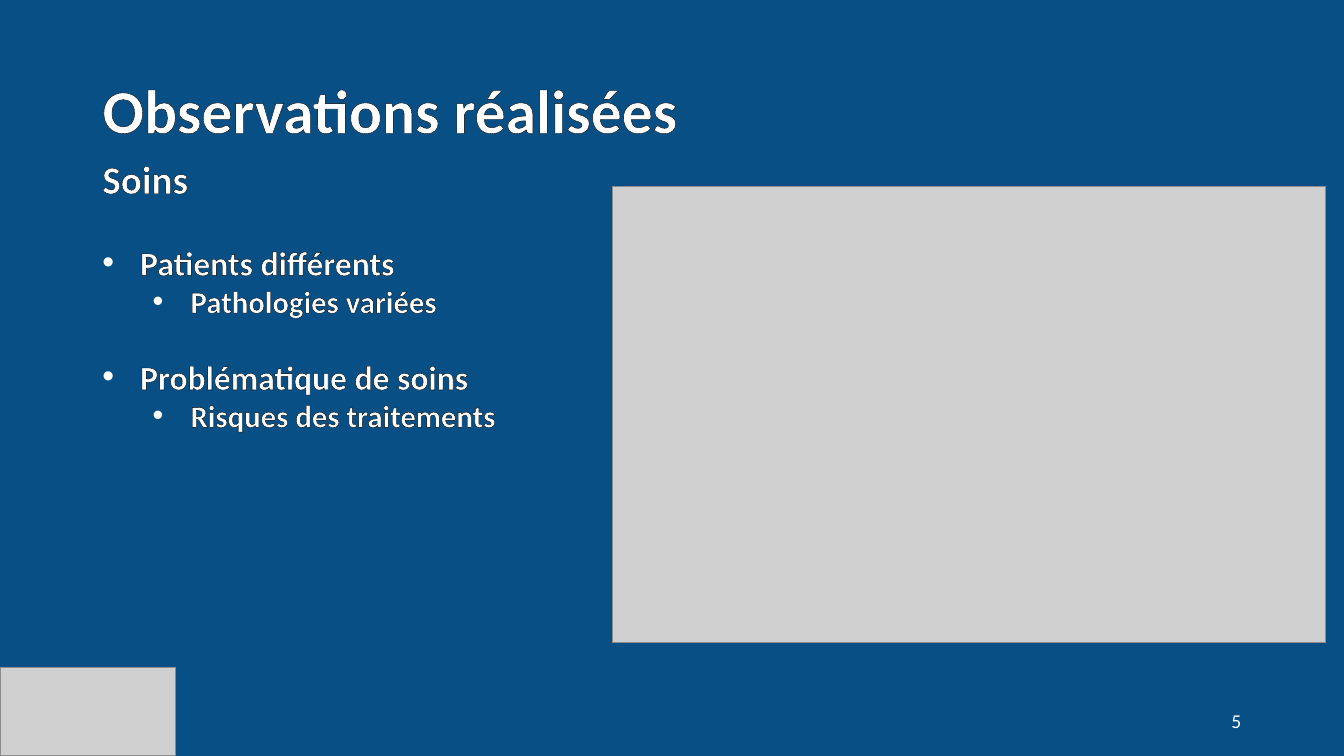
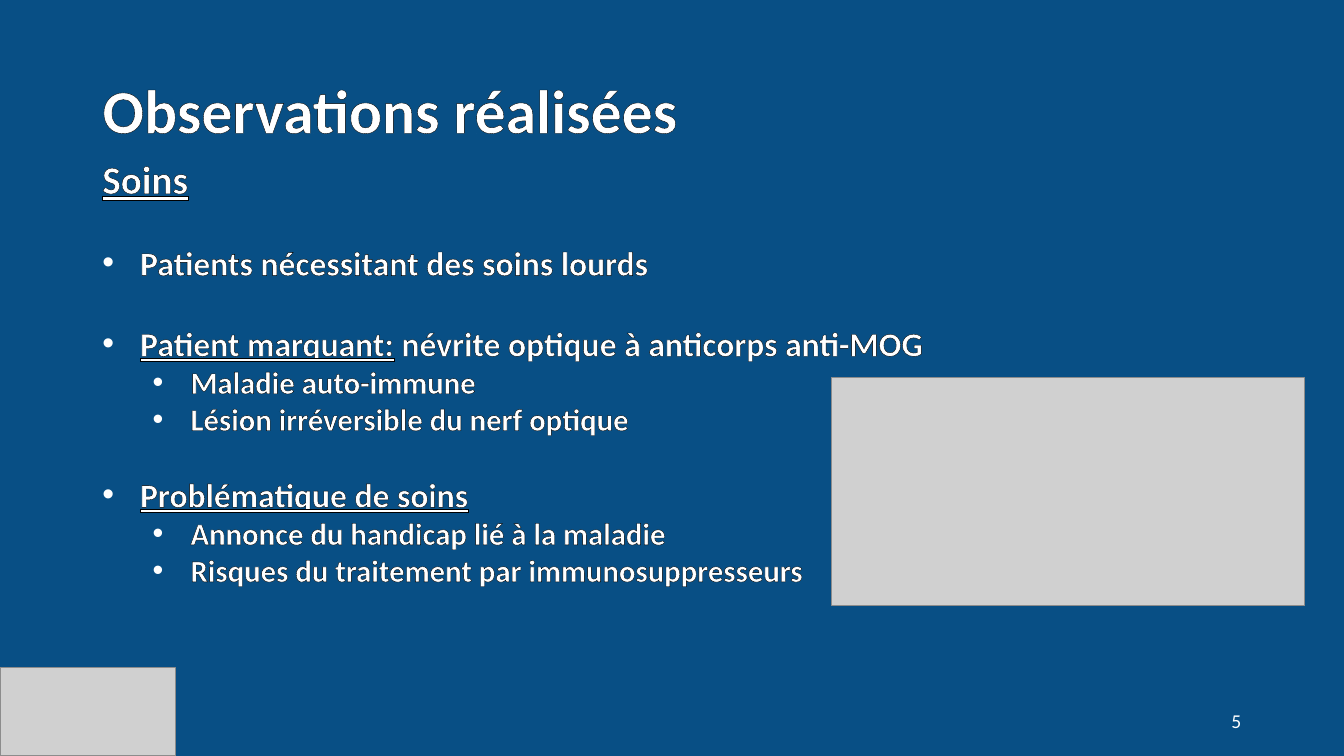
Before and after one commit to tristanlepare/rapport-de-stage-neurologie, a slide deck: slide 5 of Présentation rapport de stage/Présentation rapport de stage en neurologie.pptx. Drawn at 1344x756 pixels with LibreOffice and Linux fonts; fonts in the diff are those of the drawing; grey boxes stand for pictures. Boxes give left, top, right and bottom in pixels: in the first picture for what was removed or moved away, otherwise in the second. Text is boxed around its words. In the diff, an @@ line names an element or a change of style, - is before the commit and + after.

```diff
--- a/Présentation rapport de stage/Présentation rapport de stage en neurologie.pptx
+++ b/Présentation rapport de stage/Présentation rapport de stage en neurologie.pptx
@@ text at bbox=[102, 166, 468, 513]: underline on in "Soins", "Problématique de soins" @@
@@ picture removed at bbox=[612, 187, 1326, 643] @@
@@ text at bbox=[140, 252, 923, 436]: text changed @@
-• Patients différents
-  • Pathologies variées
+• Patients nécessitant des soins lourds
+• Patient marquant: névrite optique à anticorps anti-MOG
+  • Maladie auto-immune
+  • Lésion irréversible du nerf optique
@@ picture added at bbox=[832, 378, 1305, 606] @@
@@ text at bbox=[190, 523, 802, 587]: text changed @@
-  • Risques des traitements
+  • Annonce du handicap lié à la maladie
+  • Risques du traitement par immunosuppresseurs
```
Also in this commit, not shown: 5 other slides changed, 3 other files.
